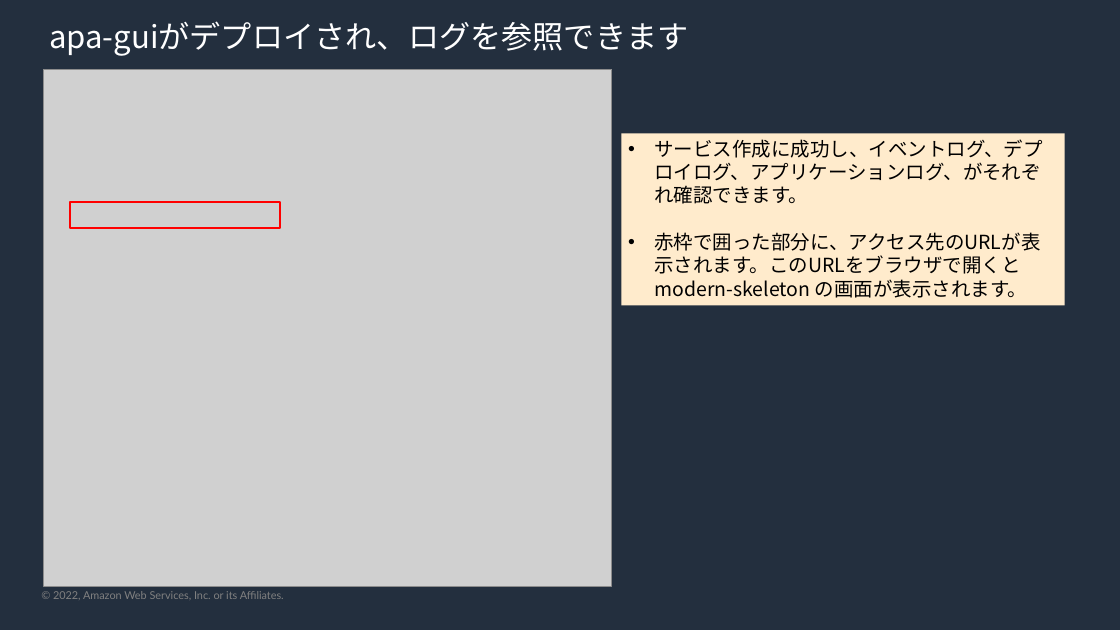
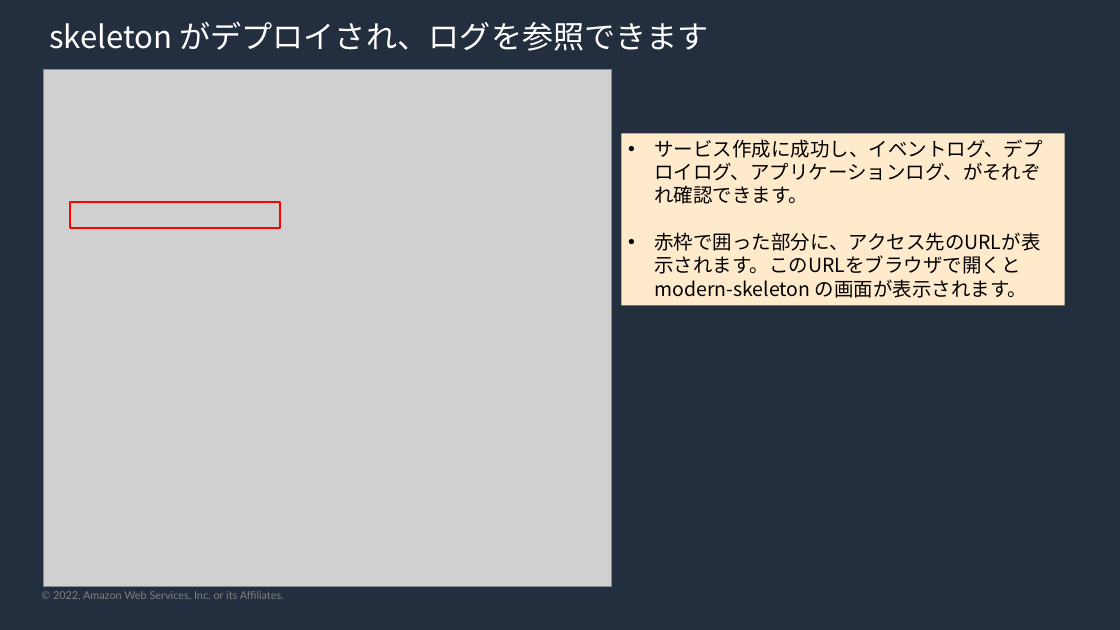
Before and after one commit to kmorooka/modern-skeleton, a slide deck: slide 36 of skeleton-guide.pptx (slide 29 before the commit). Drawn at 1120x630 pixels with LibreOffice and Linux fonts; fonts in the diff are those of the drawing; grey boxes stand for pictures; background and template pictures are left out. Boxes give left, top, right and bottom in pixels: in the first picture for what was removed or moved away, otherwise in the second. Text is boxed around its words. In the diff, an @@ line names an element or a change of style, - is before the commit and + after.

```diff
--- a/skeleton-guide.pptx
+++ b/skeleton-guide.pptx
@@ title at (49,21,709,51): text changed @@
-apa-guiがデプロイされ、ログを参照できます
+skeleton がデプロイされ、ログを参照できます
```
Also in this commit, not shown: 14 other slides changed, 8 slides added, 1 slide removed, 3 other files.
